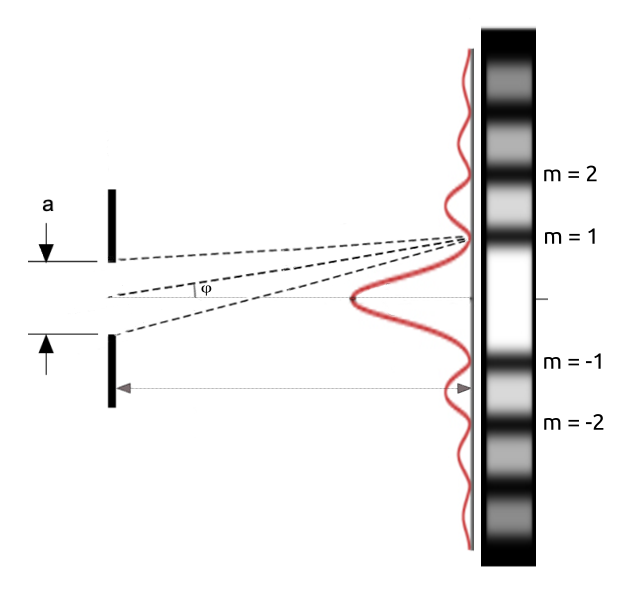
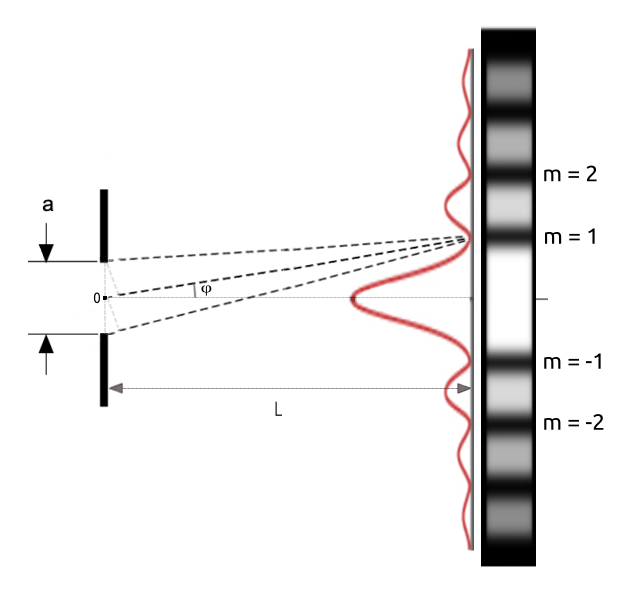
Layered file, before and after one edit (632x613). Changes by layer:
painted on "Paint Layer 8 (pasted)" (1st of 5) over [90, 256, 470, 416]
painted on "Paint Layer 8 (pasted)" (2nd of 5) over [90, 256, 470, 416]
added layer "Paint Layer 7" (1st of 6) above "Paint Layer 7" over [90, 256, 192, 384]
added layer "Paint Layer 7" (2nd of 6) above "Paint Layer 8" over [90, 256, 128, 384]
added layer "Paint Layer 7" (3rd of 6) above "Paint Layer 7" over [90, 256, 470, 416]
painted on "Paint Layer 7" (4th of 6) over [90, 256, 470, 416]
painted on "Paint Layer 2 (pasted)" (2nd of 7, in "Group 5") over [93, 189, 326, 328]
painted on "Paint Layer 7 (pasted)" over [90, 189, 470, 416]
moved "Paint Layer 7" (6th of 6) above "Vector Layer 1", painted on it over [93, 256, 470, 320]
painted on "Paint Layer 2 (pasted)" (3rd of 7, in "Group 5") over [93, 200, 470, 328]
moved "Paint Layer 8 (pasted)" (3rd of 5) above "Group 5", painted on it over [90, 320, 458, 416]
painted on "Paint Layer 2 (pasted)" (5th of 7, in "Group 5") over [134, 240, 470, 328]
painted on "Paint Layer 2 (pasted)" (6th of 7, in "Group 5") over [90, 264, 326, 392]
painted on "Paint Layer 1 (pasted)" (1st of 2) over [90, 189, 198, 409]
painted on "Paint Layer 2 (pasted)" (7th of 7) over [90, 189, 470, 416]
removed layer "Paint Layer 9 (pasted)" over [90, 192, 470, 384]
painted on "Paint Layer 8 (pasted)" (4th of 5) over [90, 189, 256, 384]
added layer "Paint Layer 8 (pasted)" (5th of 5) above "Paint Layer 1 (pasted)" over [90, 320, 192, 409]
painted on "Paint Layer 1 (pasted)" (2nd of 2) over [90, 189, 470, 416]
